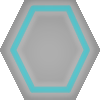
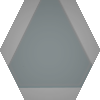
Revision of a layered 100 x 100 image; what changed, layer by layer:
added layer "Треугольник 1" (31%) above "Слой 1" over box(8, 0, 93, 88)
hid "Линия 6" over box(12, 7, 88, 91)
